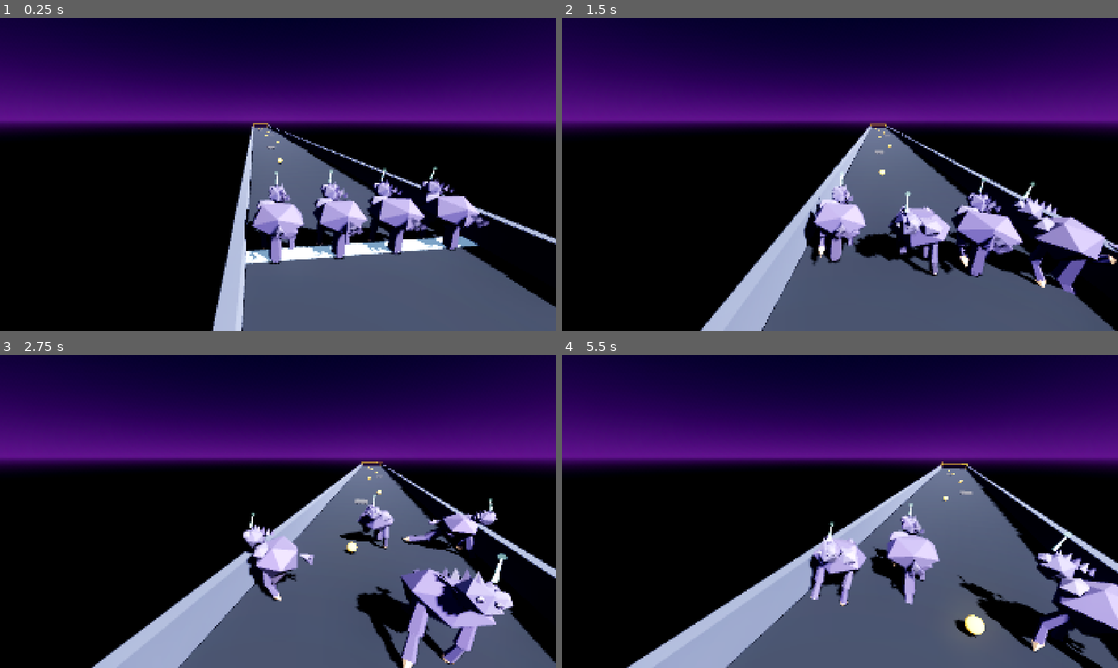
Above: before the commit, frames 1-4 (two rows, left to right).
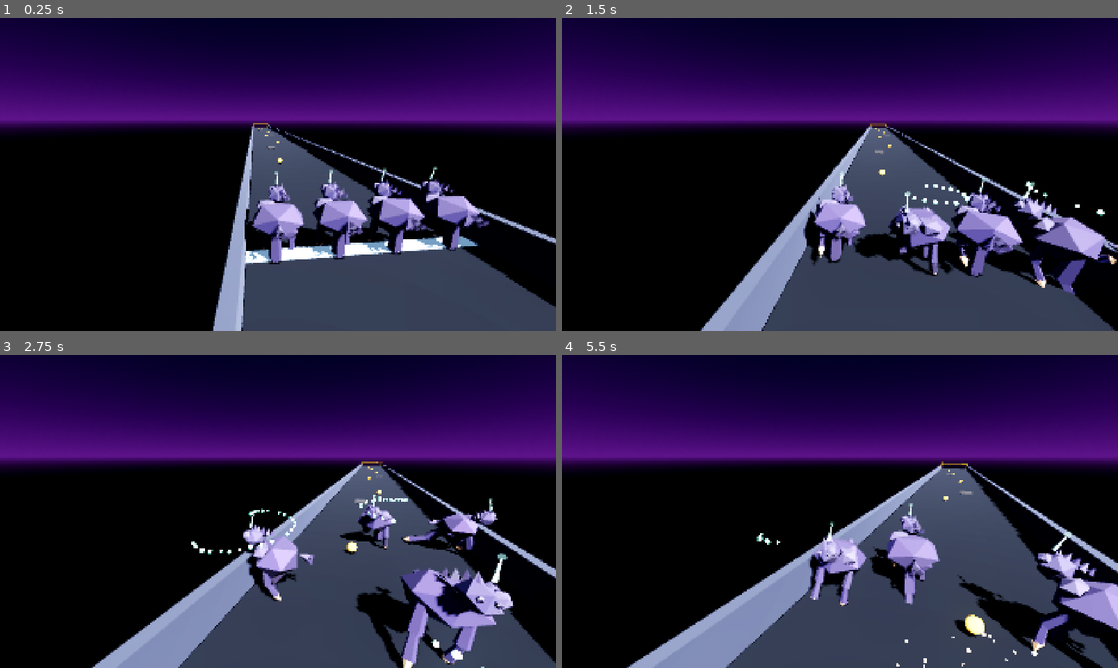
Above: after the commit, the same moments.

Repository: emilyvsemily/SpacePonies
Game: Godot game, scene res://scenes/Main.tscn
Two runs of this game, one before a commit and one after it. Both use one fixed random seed, a clock stepped at 60 frames per second and the inputs below. This scene is started directly instead of the project's main scene.
Inputs:
- Up to frame 1 (0.25 s): no input
- Up to frame 2 (1.5 s): hold D (move_right) 0.53-1.28 s; tap E (ability) at 0.6, 1.35 s; tap Space (jump) at 0.77 s; hold S (move_back) from 1.28 s (still down)
- Up to frame 3 (2.75 s): tap Space (jump) at 1.52 s; release S (move_back) at 2.03 s; hold D (move_right) from 2.03 s (still down); tap E (ability) at 2.1 s
- Up to frame 4 (5.5 s): release D (move_right) at 2.78 s; hold W (move_forward) 2.78-3.53 s; tap E (ability) every 0.75 s from 2.85 to 5.1 s; tap Space (jump) at 3.02, 3.77, 4.52 s; hold A (move_left) 3.53-5.03 s; hold S (move_back) from 5.03 s (still down)

The runs differ from the first frame. In frame 1, 19% of the frame differs, in the area x 38-100%, y 34-100%; in frame 2, 21%; in frame 3, 23%; in frame 4, 26%, in the area x 12-100%, y 36-100%.

Commit message:
Tone down lighting, add missing Look Book particle effects
Lighting: ambient/key light energy and glow were pushed too hard in
the last pass, washing out colors. Pulled back (ambient 0.8->0.45,
key light 1.2->0.9, glow intensity/strength/threshold all reduced).

Particle effects: two of the Look Book's effects had no Godot
equivalent yet.
- Zero-G Barrel Roll horn trail: added a HornTrail CPUParticles3D
  positioned at the horn. Emits continuously in world space
  (local_coords=false) only while a barrel roll is active, so the
  spinning horn leaves a genuine cyan trail behind it as it sweeps
  through space — no manual position-history buffer needed, just
  world-space emission from a moving/rotating point.
- Turbo Boost exhaust: switched from plain billboard particles to a
  small emissive cube mesh per particle (tumbling via random angular
  velocity), matching the Look Book's "chunky pixel debris" upgrade
  instead of soft dots.

(project.godot's [rendering] section also got reordered by the
editor on a prior save — no content change, just where Godot
canonicalized it in the file.)

Verified headless: solo-host and real two-peer network runs both
clean, zero errors.

Co-Authored-By: Claude Sonnet 5 <noreply@anthropic.com>

Diff:
--- a/project.godot
+++ b/project.godot
@@ -25,11 +25,6 @@
 window/size/mode=2
 window/stretch/mode="canvas_items"
 window/stretch/aspect="expand"
-
-[rendering]
-
-anti_aliasing/quality/msaa_3d=2
-anti_aliasing/quality/screen_space_aa=1
 
 [input]
 
@@ -63,3 +58,8 @@
 "events": [Object(InputEventKey,"resource_local_to_scene":false,"resource_name":"","device":-1,"window_id":0,"alt_press …(190 unchanged characters)…
 ]
 }
+
+[rendering]
+
+anti_aliasing/quality/msaa_3d=2
+anti_aliasing/quality/screen_space_aa=1
--- a/scenes/Main.tscn
+++ b/scenes/Main.tscn
@@ -18,15 +18,15 @@
 background_mode = 2
 sky = SubResource("Sky_1")
 ambient_light_source = 3
-ambient_light_energy = 0.8
+ambient_light_energy = 0.45
 tonemap_mode = 3
 ssao_enabled = true
 ssao_intensity = 1.5
 glow_enabled = true
-glow_intensity = 0.9
-glow_strength = 1.1
-glow_bloom = 0.15
-glow_hdr_threshold = 1.0
+glow_intensity = 0.6
+glow_strength = 0.9
+glow_bloom = 0.1
+glow_hdr_threshold = 1.2
 
 [node name="Main" type="Node3D"]
 script = ExtResource("3_race")
@@ -56,7 +56,7 @@
 
 [node name="DirectionalLight3D" type="DirectionalLight3D" parent="."]
 transform = Transform3D(0.707, -0.5, 0.5, 0, 0.707, 0.707, -0.707, -0.5, 0.5, 0, 10, 0)
-light_energy = 1.2
+light_energy = 0.9
 shadow_enabled = true
 shadow_blur = 0.5
 
--- a/scenes/pony/Pony.tscn
+++ b/scenes/pony/Pony.tscn
@@ -23,6 +23,10 @@
 transform = Transform3D(1, 0, 0, 0, 1, 0, 0, 0, 1, 0, 0.15, 1.0)
 emitting = false
 
+[node name="HornTrail" type="CPUParticles3D" parent="Visual"]
+transform = Transform3D(1, 0, 0, 0, 1, 0, 0, 0, 1, 0, 1.5, -1.05)
+emitting = false
+
 [node name="SpringArm3D" type="SpringArm3D" parent="."]
 transform = Transform3D(1, 0, 0, 0, 0.965926, 0.258819, 0, -0.258819, 0.965926, 0, 3.1, 2.0)
 spring_length = 8.5
--- a/scripts/pony_controller.gd
+++ b/scripts/pony_controller.gd
@@ -72,6 +72,7 @@
 @onready var camera: Camera3D = $SpringArm3D/Camera3D
 @onready var sync: MultiplayerSynchronizer = $MultiplayerSynchronizer
 @onready var exhaust: CPUParticles3D = $Visual/Exhaust
+@onready var horn_trail: CPUParticles3D = $Visual/HornTrail
 
 ## The glTF import wraps our exported "PonyRig" group in an extra generic
 ## scene-root node, hence the double nesting (RigInstance/PonyRig/...).
@@ -121,6 +122,7 @@
 	_drift_seed = randf() * 1000.0
 	_flail_seed = randf() * 1000.0
 	_setup_exhaust()
+	_setup_horn_trail()
 
 	var config := SceneReplicationConfig.new()
 	config.add_property(NodePath(".:position"))
@@ -142,11 +144,61 @@
 	exhaust.gravity = Vector3.ZERO
 	exhaust.scale_amount_min = 0.15
 	exhaust.scale_amount_max = 0.35
+	exhaust.angular_velocity_min = -180.0
+	exhaust.angular_velocity_max = 180.0
 	var grad := Gradient.new()
 	grad.add_point(0.0, Color(1.0, 0.85, 0.2, 1.0))
 	grad.add_point(0.5, Color(1.0, 0.5, 0.1, 1.0))
 	grad.add_point(1.0, Color(0.3, 0.8, 0.7, 0.0))
 	exhaust.color_ramp = grad
+	# Chunky cube "pixel debris" mesh instead of a soft billboard, matching
+	# the Look Book's Turbo Boost look — reuses the same low-poly language
+	# as the rest of the rig.
+	var box := BoxMesh.new()
+	box.size = Vector3(0.14, 0.14, 0.14)
+	var particle_mat := StandardMaterial3D.new()
+	particle_mat.vertex_color_use_as_albedo = true
+	particle_mat.emission_enabled = true
+	particle_mat.emission = Color(1.0, 1.0, 1.0)
+	particle_mat.emission_energy_multiplier = 1.4
+	particle_mat.transparency = BaseMaterial3D.TRANSPARENCY_ALPHA
+	box.material = particle_mat
+	exhaust.mesh = box
+
+## Trails a spinning horn during a Zero-G Barrel Roll (matches the Look
+## Book's cyan horn-glow trail). Emits continuously in world space — since
+## the emission point spins with the body, the particles left behind form a
+## visible streak on their own, no manual position-history buffer needed.
+func _setup_horn_trail() -> void:
+	if horn_trail == null:
+		return
+	horn_trail.emitting = false
+	horn_trail.one_shot = false
+	horn_trail.local_coords = false
+	horn_trail.amount = 24
+	horn_trail.lifetime = 0.45
+	horn_trail.explosiveness = 0.0
+	horn_trail.direction = Vector3.ZERO
+	horn_trail.spread = 0.0
+	horn_trail.initial_velocity_min = 0.0
+	horn_trail.initial_velocity_max = 0.3
+	horn_trail.gravity = Vector3.ZERO
+	horn_trail.scale_amount_min = 0.1
+	horn_trail.scale_amount_max = 0.18
+	var grad := Gradient.new()
+	grad.add_point(0.0, Color(0.44, 0.89, 0.77, 0.9))
+	grad.add_point(1.0, Color(0.44, 0.89, 0.77, 0.0))
+	horn_trail.color_ramp = grad
+	var mat := StandardMaterial3D.new()
+	mat.vertex_color_use_as_albedo = true
+	mat.emission_enabled = true
+	mat.emission = Color(0.44, 0.89, 0.77)
+	mat.emission_energy_multiplier = 2.0
+	mat.transparency = BaseMaterial3D.TRANSPARENCY_ALPHA
+	horn_trail.mesh = SphereMesh.new()
+	horn_trail.mesh.radial_segments = 6
+	horn_trail.mesh.rings = 3
+	horn_trail.mesh.material = mat
 
 func _physics_process(delta: float) -> void:
 	if not is_multiplayer_authority():
@@ -273,6 +325,8 @@
 
 func _update_roll(delta: float) -> void:
 	_barrel_roll_cooldown = max(0.0, _barrel_roll_cooldown - delta)
+	if horn_trail != null:
+		horn_trail.emitting = _barrel_roll_timer > 0.0
 	if _barrel_roll_timer > 0.0:
 		_barrel_roll_timer -= delta
 		_roll_angle += _barrel_roll_axis * barrel_roll_spin_speed * delta
